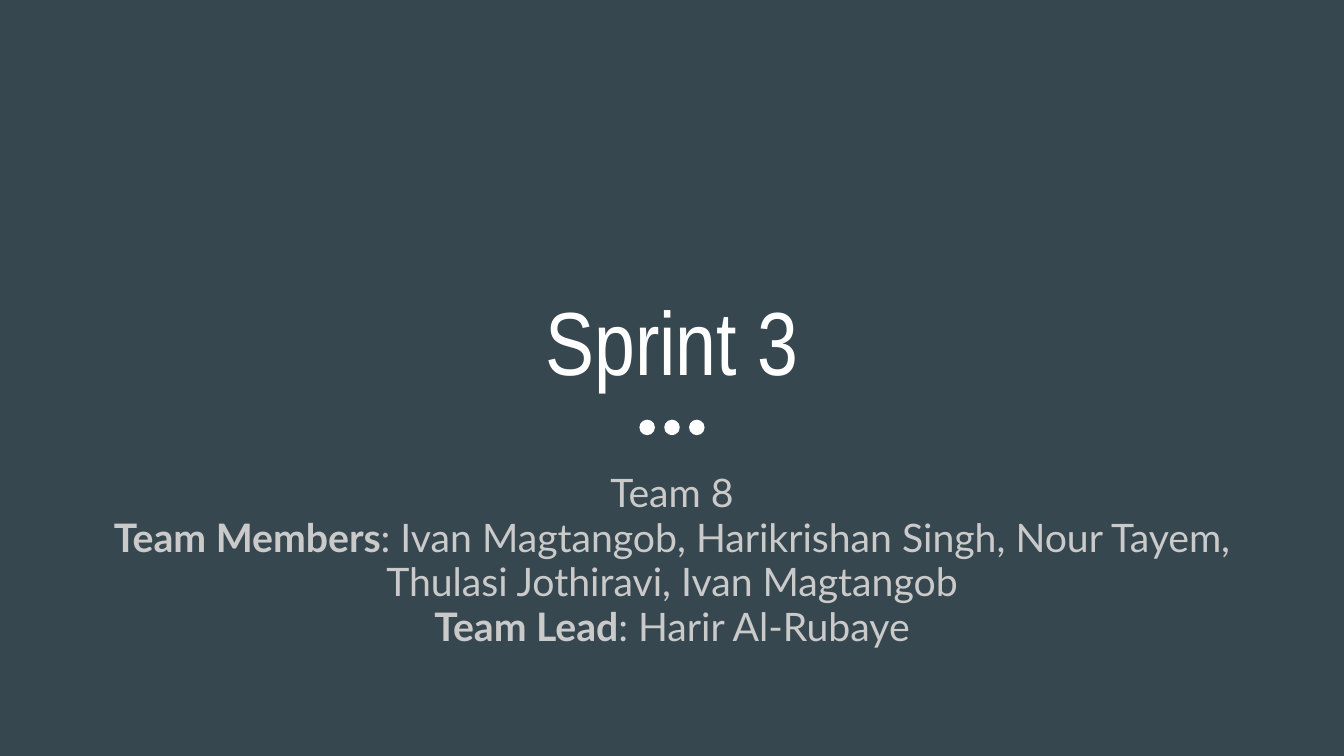
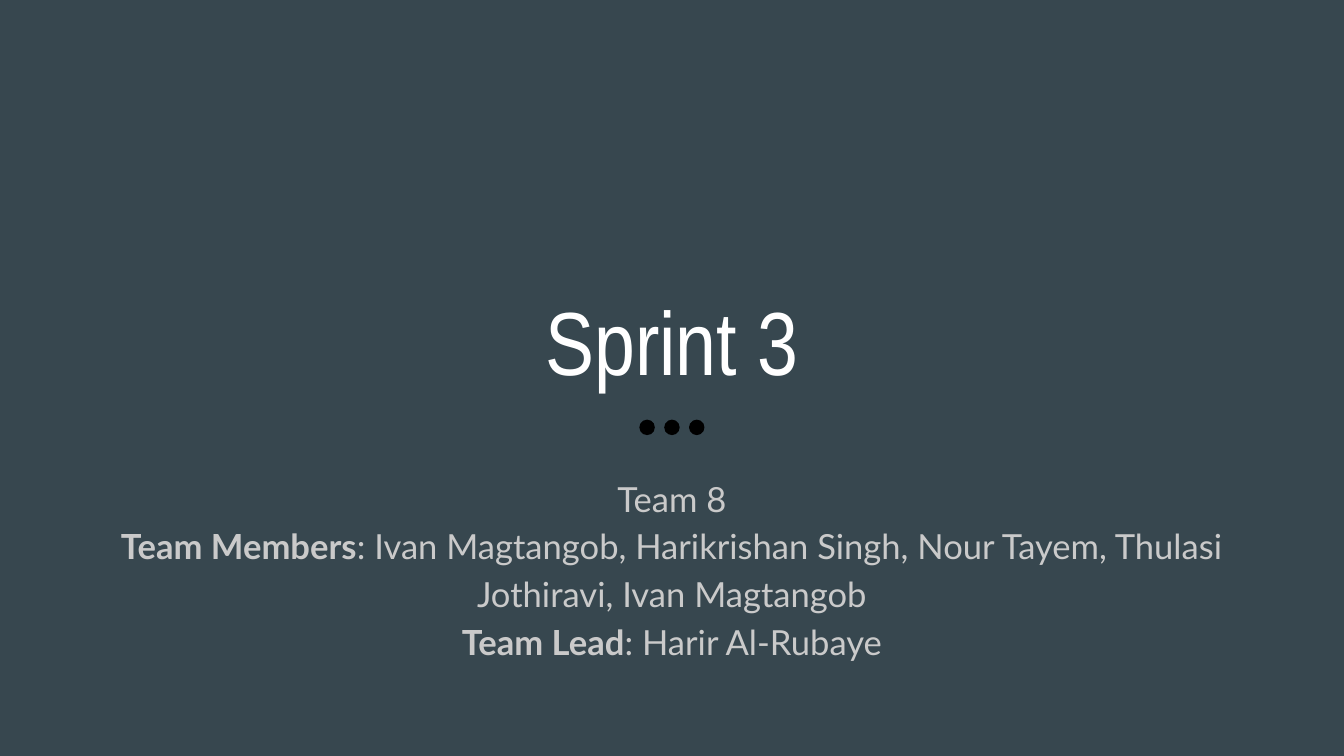
Before and after one commit to rehan-code/Game-Library-Web-App, a slide deck: slide 1 of CIS4250_Retrospective.pptx. Drawn at 1344x756 pixels with LibreOffice and Linux fonts; fonts in the diff are those of the drawing. Boxes give left, top, right and bottom in pixels: in the first picture for what was removed or moved away, otherwise in the second. Text is boxed around its words. In the diff, an @@ line names an element or a change of style, - is before the commit and + after.

Commit message:
ppt update

```diff
--- a/CIS4250_Retrospective.pptx
+++ b/CIS4250_Retrospective.pptx
@@ fill #FFFFFF to #000000 in 3 elements at (664,419,680,435), (690,419,705,435), (639,419,654,435) @@
@@ text "Team 8" at (121,487,1222,661): size 28 to 24.6 pt; line spacing 0.95 to 1.15 @@
```
Also in this commit, not shown: 10 other slides changed, 1 other file.
